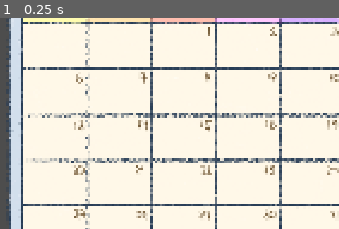
Above: before the commit, frame 1.
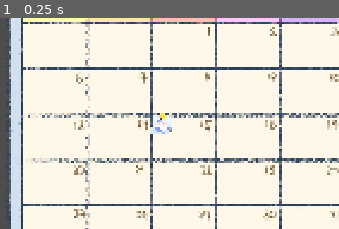
Above: after the commit, the same moment.

Repository: morsaastuta/SeviJam3
Game: Godot game, scene res://nodes/calendars/03.tscn
Same seed, same stepped clock (60 frames per second), same inputs: the game is played once before the commit and once after it. This scene is started directly instead of the project's main scene.
Inputs:
- Up to frame 1 (0.25 s): no input
The pictures show only the part of the screen within x 0-50%, y 40-90%; the shares and areas given below are measured in that part.

The runs differ from the first frame. In frame 1, 0.4% of the frame differs, in the area x 44-51%, y 45-55%.
Error before the commit: Invalid access to property or key 'calendar' on a base object of type 'null instance'. (res://scripts/gd/magnet_behaviour.gd:17)
Error after the commit: Invalid assignment of property or key 'screen' with value of type 'ColorRect' on a base object of type 'null instance'. (res://scripts/gd/calendar_behaviour.gd…

Commit message:
Add rain post-it, dynamic shadow, and calendar updates
Added a rain post-it note to calendar 03 and updated its rules and screen node path. Integrated a dynamic shadow shader to the sticker scene. Fixed case sensitivity for Magnet scene in calendar 04. Linked next calendar in calendar 05. Updated calendar_behaviour to set Global.fridge.screen. Improved fridge_behaviour to use screen.color instead of modulate and added debug print.

Diff:
--- a/nodes/calendars/03.tscn
+++ b/nodes/calendars/03.tscn
@@ -6,11 +6,15 @@
 [ext_resource type="PackedScene" uid="uid://bd2jiaw5hiskq" path="res://nodes/packed/week.tscn" id="2_k35rt"]
 [ext_resource type="Texture2D" uid="uid://dilph6rippfoj" path="res://assets/images/props/note.png" id="4_mfhnp"]
 [ext_resource type="PackedScene" uid="uid://b1fa3o8y0dt2n" path="res://nodes/packed/Magnet.tscn" id="5_iv61d"]
+[ext_resource type="Texture2D" uid="uid://2ypckt2xfjqr" path="res://assets/images/post-its/p_rain.png" id="5_liwia"]
+
+[sub_resource type="Theme" id="Theme_13yls"]
 
 [node name="Calendar2" type="Node2D" node_paths=PackedStringArray("screen")]
 script = ExtResource("1_7hm1w")
-screen = NodePath("")
+screen = NodePath("Tray/ColorRect")
 next = ExtResource("2_8f51t")
+rules = Array[String](["3_2_rain", ""])
 
 [node name="Month" type="Sprite2D" parent="."]
 position = Vector2(885, 604)
@@ -22,6 +26,11 @@
 rotation = -0.233924
 scale = Vector2(0.965, 0.965)
 texture = ExtResource("4_mfhnp")
+
+[node name="PRain" type="Sprite2D" parent="."]
+position = Vector2(675, 658)
+scale = Vector2(0.1, 0.1)
+texture = ExtResource("5_liwia")
 
 [node name="Magnet" parent="." instance=ExtResource("5_iv61d")]
 position = Vector2(1781, 731)
@@ -38,6 +47,11 @@
 [node name="Week3" parent="." instance=ExtResource("2_k35rt")]
 position = Vector2(421, 691)
 
+[node name="Wednesday" parent="Week3" index="2"]
+requirements = Dictionary[StringName, bool]({
+&"rain": false
+})
+
 [node name="Week4" parent="." instance=ExtResource("2_k35rt")]
 position = Vector2(421, 801.5)
 
@@ -46,4 +60,19 @@
 
 [node name="Tray" type="CanvasLayer" parent="."]
 layer = 5
+
+[node name="ColorRect" type="ColorRect" parent="Tray"]
 visible = false
+custom_minimum_size = Vector2(6.2, 0)
+anchors_preset = 15
+anchor_right = 1.0
+anchor_bottom = 1.0
+grow_horizontal = 2
+grow_vertical = 2
+mouse_filter = 2
+theme = SubResource("Theme_13yls")
+color = Color(0, 0, 0, 0)
+
+[connection signal="gui_input" from="Tray/ColorRect" to="Tray/ColorRect" method="_on_gui_input"]
+
+[editable path="Week3"]
--- a/nodes/calendars/04.tscn
+++ b/nodes/calendars/04.tscn
@@ -7,7 +7,7 @@
 [ext_resource type="PackedScene" uid="uid://bd2jiaw5hiskq" path="res://nodes/packed/week.tscn" id="3_d7mam"]
 [ext_resource type="Texture2D" uid="uid://cr1je5xoutwqr" path="res://assets/images/props/help_rainbow.png" id="4_nbp2d"]
 [ext_resource type="PackedScene" uid="uid://voinhe3w734h" path="res://nodes/packed/sticker.tscn" id="5_d7mam"]
-[ext_resource type="PackedScene" uid="uid://b1fa3o8y0dt2n" path="res://nodes/packed/magnet.tscn" id="6_6kooq"]
+[ext_resource type="PackedScene" uid="uid://b1fa3o8y0dt2n" path="res://nodes/packed/Magnet.tscn" id="6_6kooq"]
 [ext_resource type="Texture2D" uid="uid://doyh7p3x8pcwb" path="res://assets/images/icons/stickers/s_rainbow_1.png" id="8_s0quv"]
 [ext_resource type="Texture2D" uid="uid://bg4u56nnkvmsn" path="res://assets/images/icons/stickers/s_rainbow_2.png" id="9_77t68"]
 
--- a/nodes/calendars/05.tscn
+++ b/nodes/calendars/05.tscn
@@ -1,6 +1,7 @@
-[gd_scene load_steps=11 format=3 uid="uid://ck70bgoa052mg"]
+[gd_scene load_steps=12 format=3 uid="uid://ck70bgoa052mg"]
 
 [ext_resource type="Script" uid="uid://bu5apstoeetiv" path="res://scripts/gd/calendar_behaviour.gd" id="1_7mrer"]
+[ext_resource type="PackedScene" uid="uid://oibnepoh55k3" path="res://nodes/calendars/06.tscn" id="2_5uwkv"]
 [ext_resource type="Texture2D" uid="uid://bo51xe5u8gvfx" path="res://assets/images/calendars/05_l.png" id="2_7mrer"]
 [ext_resource type="Texture2D" uid="uid://dilph6rippfoj" path="res://assets/images/props/note.png" id="3_xxkkp"]
 [ext_resource type="PackedScene" uid="uid://bd2jiaw5hiskq" path="res://nodes/packed/week.tscn" id="5_7ma50"]
@@ -15,6 +16,7 @@
 [node name="Calendar" type="Node2D" node_paths=PackedStringArray("screen")]
 script = ExtResource("1_7mrer")
 screen = NodePath("Tray/ColorRect")
+next = ExtResource("2_5uwkv")
 rules = Array[String](["3_any_rain"])
 
 [node name="Month" type="Sprite2D" parent="."]
--- a/nodes/packed/sticker.tscn
+++ b/nodes/packed/sticker.tscn
@@ -1,12 +1,34 @@
-[gd_scene load_steps=4 format=3 uid="uid://voinhe3w734h"]
+[gd_scene load_steps=6 format=3 uid="uid://voinhe3w734h"]
 
 [ext_resource type="Texture2D" uid="uid://b8bttqm7xb1yr" path="res://assets/images/icons/stickers/s_rainbow_0.png" id="1_8nhou"]
+[ext_resource type="Shader" uid="uid://0qq7ftnrf05e" path="res://scripts/shader/dynamic_shadow.gdshader" id="1_djujm"]
 [ext_resource type="Script" uid="uid://bx3hx5ma0ikba" path="res://scripts/gd/sticker_behaviour.gd" id="1_gvdio"]
+
+[sub_resource type="ShaderMaterial" id="ShaderMaterial_e1k6i"]
+shader = ExtResource("1_djujm")
+shader_parameter/debug = false
+shader_parameter/border_scale = 2.0
+shader_parameter/shadow_offset = Vector2(0, -45)
+shader_parameter/color = Color(0, 0, 0, 0.12549)
+shader_parameter/blur_amount = 0.0
+shader_parameter/shadow_scale = 1.5
+shader_parameter/disable_rotating = false
+shader_parameter/fov = 90.0
+shader_parameter/cull_back = true
+shader_parameter/y_rot = 0.0
+shader_parameter/x_rot = 0.0
+shader_parameter/inset = 0.0
+shader_parameter/rand_trans_power = 1.0
+shader_parameter/rand_seed = 0.0
+shader_parameter/vortex_amt = 0.0
+shader_parameter/rotation = 0.0
+shader_parameter/mouse_screen_pos_test = Vector2(0, 0)
 
 [sub_resource type="RectangleShape2D" id="RectangleShape2D_cjg13"]
 size = Vector2(823.333, 823.334)
 
 [node name="Sticker" type="Sprite2D" node_paths=PackedStringArray("area") groups=["stickers"]]
+material = SubResource("ShaderMaterial_e1k6i")
 scale = Vector2(0.3, 0.3)
 texture = ExtResource("1_8nhou")
 script = ExtResource("1_gvdio")
--- a/scripts/gd/calendar_behaviour.gd
+++ b/scripts/gd/calendar_behaviour.gd
@@ -20,6 +20,7 @@
 			for grandchild in child.get_children():
 				month[index].append(grandchild)
 			index += 1
+	Global.fridge.screen = screen
 
 	Global.grabbed.connect(_on_magnet_grabbed_dropped)
 	Global.dropped.connect(_on_magnet_grabbed_dropped)
--- a/scripts/gd/fridge_behaviour.gd
+++ b/scripts/gd/fridge_behaviour.gd
@@ -28,7 +28,6 @@
 	%ContinueButton.mouse_filter = Control.MOUSE_FILTER_IGNORE
 
 func next_level() -> void:
-	show_stickers(false)
 	var calendar_next: CalendarBehaviour
 	if calendar != null: calendar_next = calendar.next.instantiate()
 	else: calendar_next = calendar_default.instantiate()
@@ -45,7 +44,8 @@
 		for magnet: MagnetBehaviour in get_tree().get_nodes_in_group(Name.MAGNETS): magnet.set_input_pickable(false)
 		create_tween().tween_property(screen, "color", Color(0,0,0,0.6), 0.5)
 	else:
-		screen.modulate = Color.TRANSPARENT
+		print(screen)
+		screen.color = Color.TRANSPARENT
 		create_tween().tween_property(screen, "color", Color.TRANSPARENT, 0.5)
 		await get_tree().create_timer(0.5).timeout
 		screen.show()
Not shown: 1 places in nodes/calendars/03.tscn that only renumber resources
